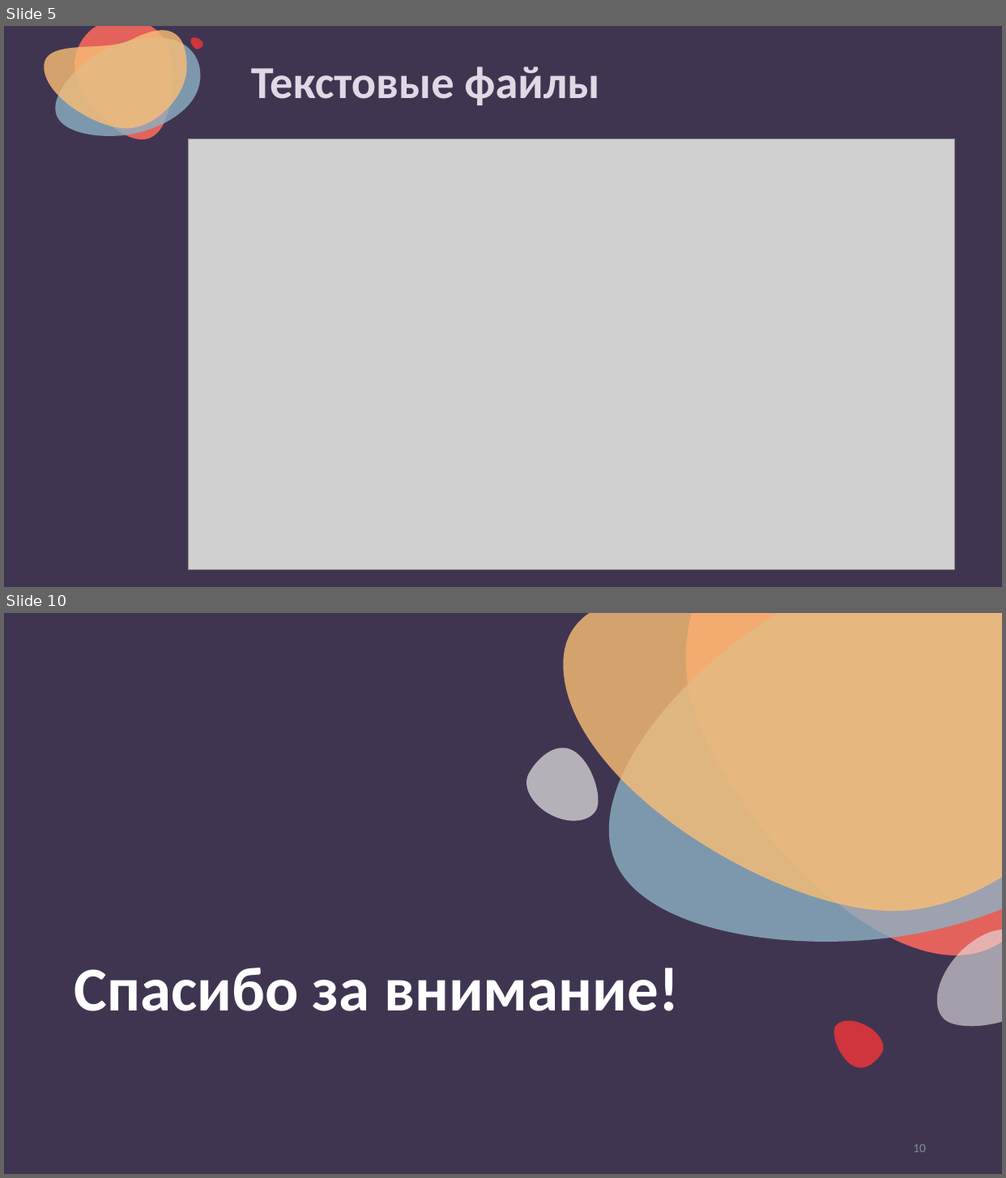
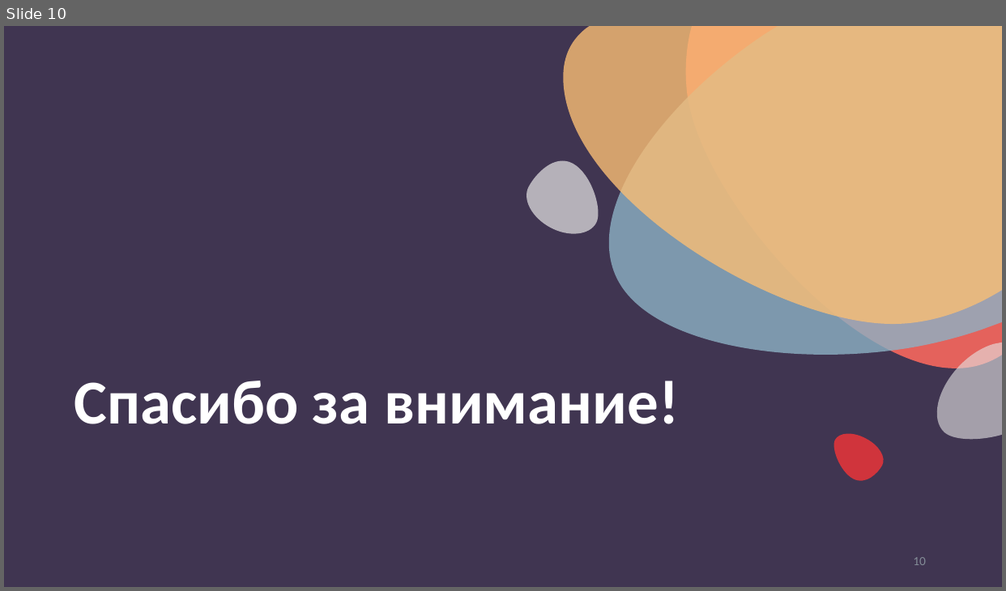
Before and after one commit to nesrv/python-for-odin.study, a slide deck: m5-1-git/презентация.pptx. Shown one above the other, each under a label of ours: slides 5 and 10 before the commit, slide 10 after it; the slides between them are not shown. The pictures are 1006x1178 and 1006x591 pixels, drawn with LibreOffice and Linux fonts; fonts in the diff are those of the drawing; grey boxes stand for pictures. Boxes give left, top, right and bottom in pixels: in the first picture for what was removed or moved away, otherwise in the second. Text is boxed around its words. In the diff, an @@ line names an element or a change of style, - is before the commit and + after.

```diff
--- a/m5-1-git/презентация.pptx
+++ b/m5-1-git/презентация.pptx
@@ slide 5 removed at (x1=4, y1=26, x2=1002, y2=587), background #403551 @@
@@ freeform shape removed at (x1=44, y1=31, x2=187, y2=129) @@
@@ freeform shape removed at (x1=56, y1=37, x2=201, y2=136) @@
@@ freeform shape removed at (x1=74, y1=26, x2=172, y2=139) @@
@@ freeform shape removed at (x1=190, y1=37, x2=202, y2=49) @@
@@ title removed at (x1=251, y1=66, x2=599, y2=105) @@
-Текстовые файлы
@@ freeform shape removed at (x1=77, y1=140, x2=95, y2=159) @@
@@ picture removed at (x1=188, y1=139, x2=955, y2=570) @@
```
Also in this commit, not shown: 1 slide changed, 8 slides added, 7 other slides removed, 10 other files.
